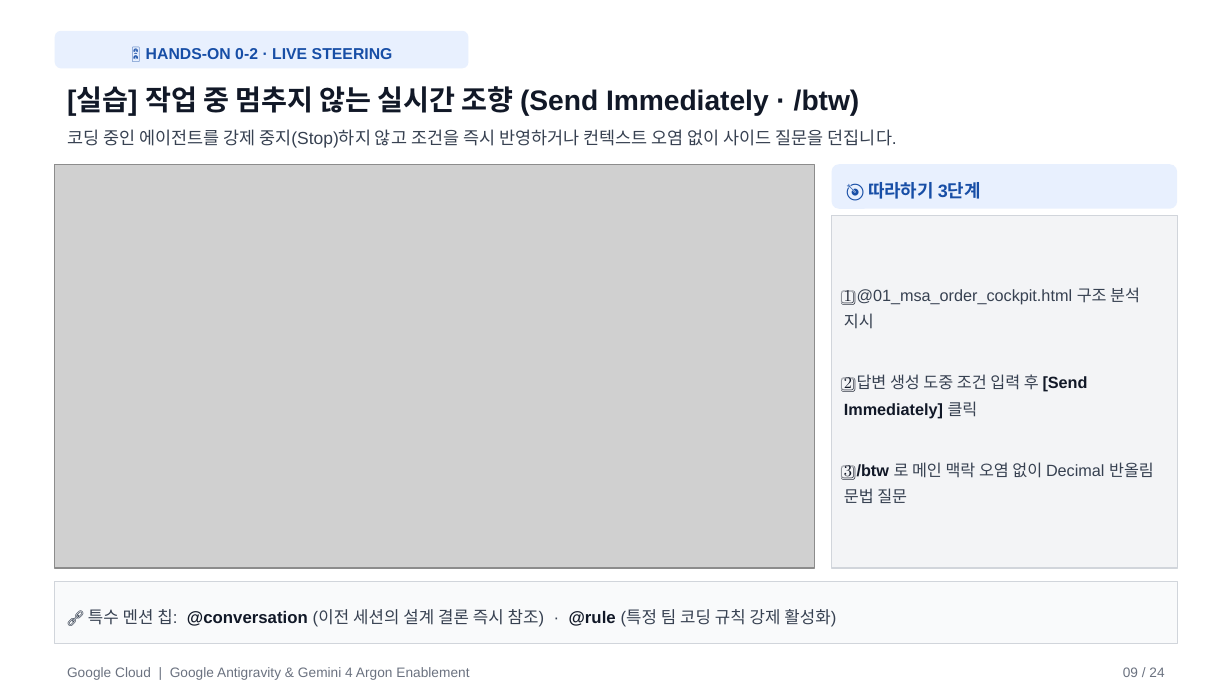
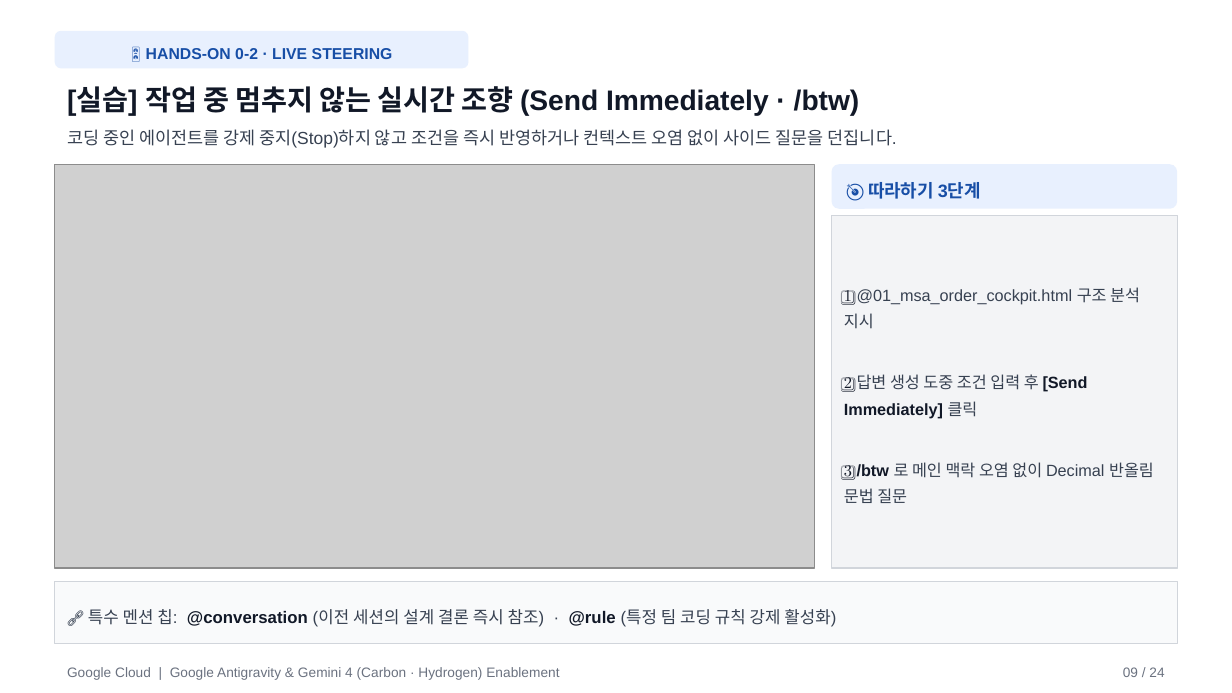
Before and after one commit to gorock-afk/lgcns_agy_workshop, a slide deck: slide 9 of LGCNS_AGY_Workshop_Slides.pptx. Drawn at 1232x693 pixels with LibreOffice and Linux fonts; fonts in the diff are those of the drawing; grey boxes stand for pictures. Boxes give left, top, right and bottom in pixels: in the first picture for what was removed or moved away, otherwise in the second. Text is boxed around its words. In the diff, an @@ line names an element or a change of style, - is before the commit and + after.

Commit message:
Update LG CNS Antigravity & Gemini 4 (Carbon & Hydrogen) workshop portal

```diff
--- a/LGCNS_AGY_Workshop_Slides.pptx
+++ b/LGCNS_AGY_Workshop_Slides.pptx
@@ text at (67,667,559,680): text changed @@
-Google Cloud | Google Antigravity & Gemini 4 Argon Enablement
+Google Cloud | Google Antigravity & Gemini 4 (Carbon · Hydrogen) Enablement
```
Also in this commit, not shown: 23 other slides changed, 1 other file.
